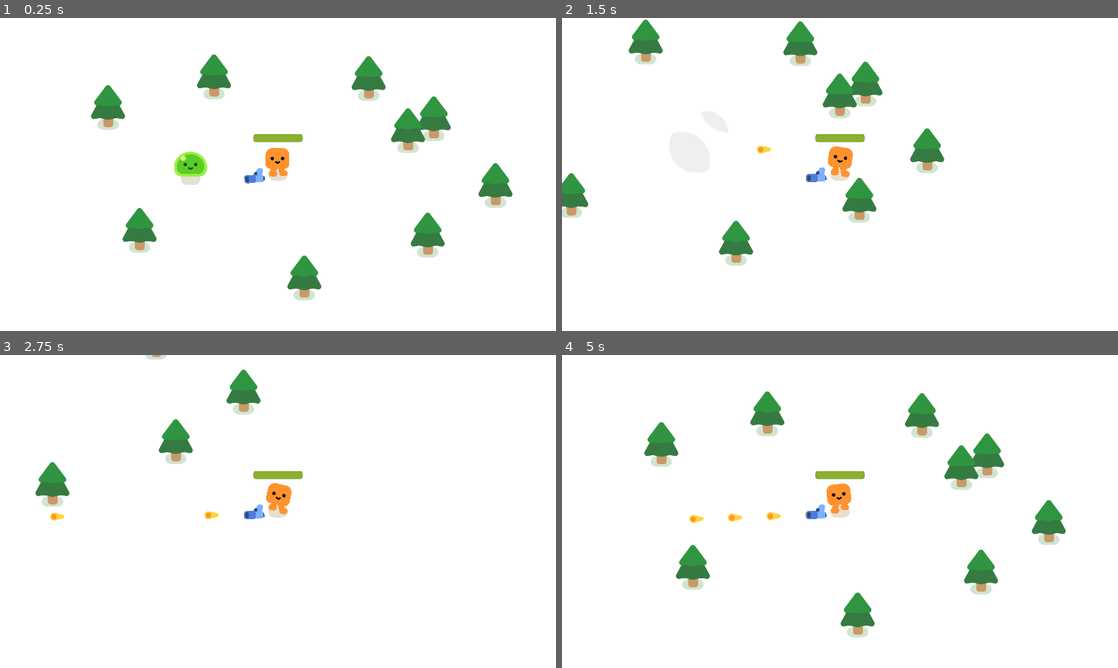
Above: before the commit, frames 1-4 (two rows, left to right).
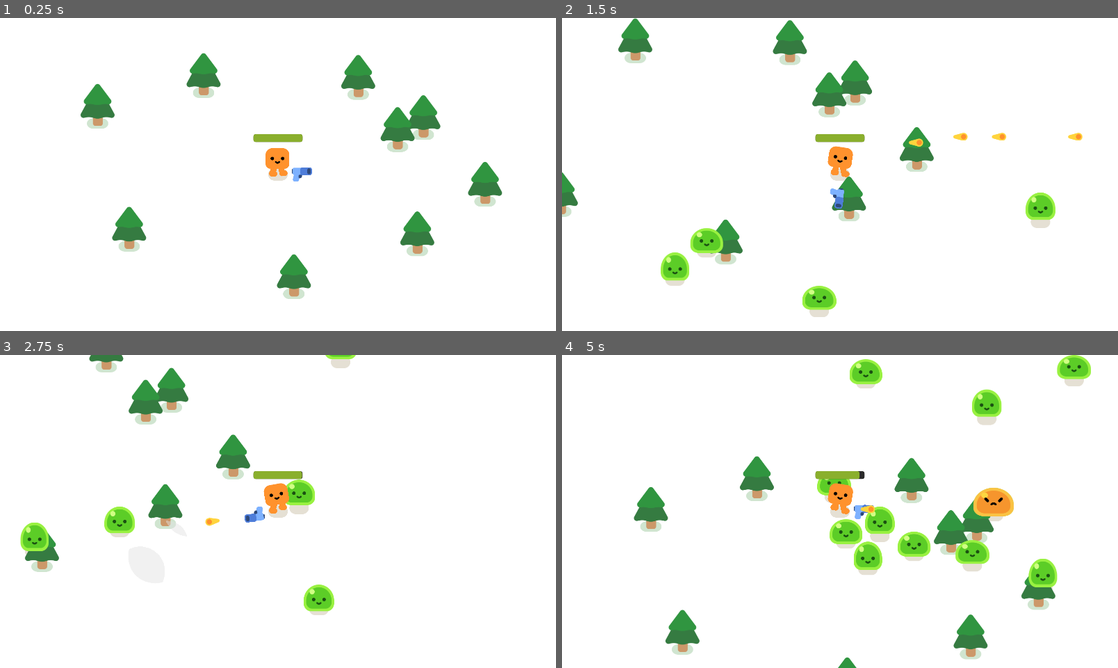
Above: after the commit, the same moments.

Repository: eapzzz/Vampire-Survivors-Like
Game: Godot game, scene res://survivors_game.tscn
Two runs of this game, one before a commit and one after it. Both use one fixed random seed, a clock stepped at 60 frames per second and the inputs below.
Inputs:
- Up to frame 1 (0.25 s): no input
- Up to frame 2 (1.5 s): hold D (move_right) 0.53-1.28 s; hold S (move_down) from 1.28 s (still down)
- Up to frame 3 (2.75 s): release S (move_down) at 2.03 s; hold D (move_right) from 2.03 s (still down)
- Up to frame 4 (5 s): release D (move_right) at 2.78 s; hold W (move_up) 2.78-3.53 s; hold A (move_left) from 3.53 s (still down)

The runs differ from the first frame. In frame 1, 5.9% of the frame differs, in the area x 14-93%, y 11-91%; in frame 2, 6.4%; in frame 3, 6.8%; in frame 4, 14%, in the area x 12-96%, y 0-100%.

Commit message:
feat: make mobs spawn randomly

Diff:
--- /dev/null
+++ b/survivors_game.gd
@@ -0,0 +1,16 @@
+extends Node2D
+
+const MOB = preload("uid://y38gte5o0xf8")
+
+
+func spawn_mob():
+	var new_mob = MOB.instantiate()
+	$Player/Path2D/PathFollow2D.progress_ratio = randf()
+	new_mob.global_position = $Player/Path2D/PathFollow2D.global_position
+	add_child(new_mob)
+	pass
+
+
+func _on_timer_timeout() -> void:
+	spawn_mob()
+	pass
--- a/survivors_game.tscn
+++ b/survivors_game.tscn
@@ -1,11 +1,18 @@
 [gd_scene format=3 uid="uid://swcb8q32cvqi"]
 
 [ext_resource type="PackedScene" uid="uid://c1sx7bic4uhdj" path="res://player.tscn" id="1_3cish"]
-[ext_resource type="PackedScene" uid="uid://y38gte5o0xf8" path="res://mob.tscn" id="2_l26od"]
+[ext_resource type="Script" uid="uid://c1bfau31nfqio" path="res://survivors_game.gd" id="1_l26od"]
 [ext_resource type="PackedScene" uid="uid://dq3r015sr1uql" path="res://pine_tree.tscn" id="2_y3pti"]
+
+[sub_resource type="Curve2D" id="Curve2D_qqaft"]
+_data = {
+"points": PackedVector2Array(0, 0, 0, 0, -128, -128, 0, 0, 0, 0, 2048, -128, 0, 0, 0, 0, 2048, 1216, 0, 0, 0, 0, -128, 1216, 0, 0, 0, 0, -128, -128)
+}
+point_count = 5
 
 [node name="Game" type="Node2D" unique_id=1209946537]
 y_sort_enabled = true
+script = ExtResource("1_l26od")
 
 [node name="CanvasLayer" type="CanvasLayer" parent="." unique_id=1022554642]
 layer = -1
@@ -15,10 +22,14 @@
 offset_bottom = 1080.0
 
 [node name="Player" parent="." unique_id=2000853190 instance=ExtResource("1_3cish")]
-position = Vector2(924, 536)
+position = Vector2(960, 540)
 
-[node name="Mob" parent="." unique_id=568422908 instance=ExtResource("2_l26od")]
-position = Vector2(547, 555)
+[node name="Path2D" type="Path2D" parent="Player" unique_id=992210891]
+position = Vector2(-960, -540)
+curve = SubResource("Curve2D_qqaft")
+
+[node name="PathFollow2D" type="PathFollow2D" parent="Player/Path2D" unique_id=178040150]
+position = Vector2(-128, -128)
 
 [node name="Trees" type="Node2D" parent="." unique_id=1723655762]
 
@@ -48,3 +59,9 @@
 
 [node name="PineTree9" parent="Trees" unique_id=95920580 instance=ExtResource("2_y3pti")]
 position = Vector2(1015, 946)
+
+[node name="Timer" type="Timer" parent="." unique_id=1075720434]
+wait_time = 0.3
+autostart = true
+
+[connection signal="timeout" from="Timer" to="." method="_on_timer_timeout"]
Not shown, added: survivors_game.gd.uid
